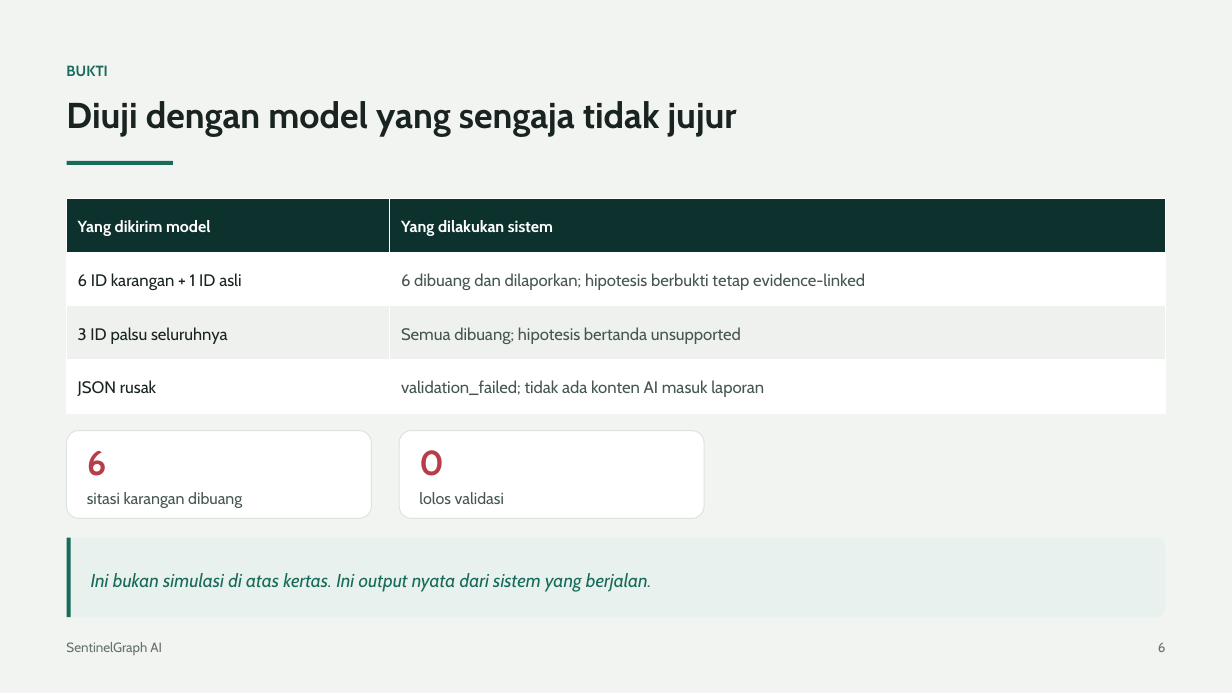
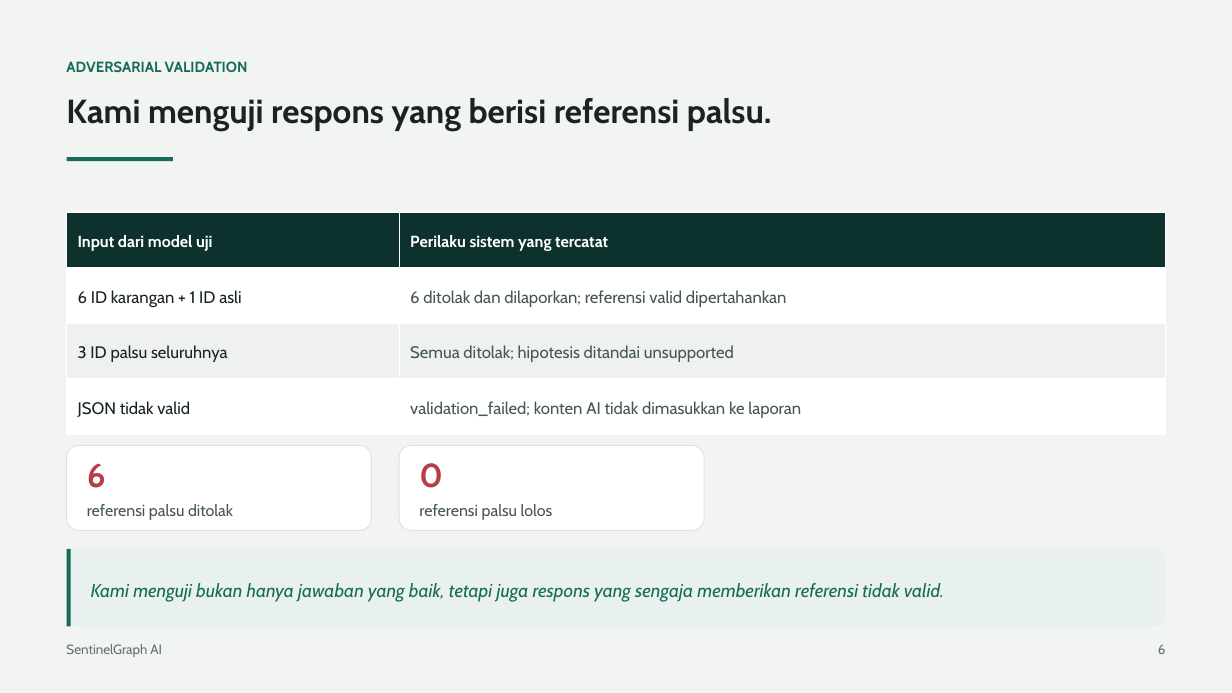
Before and after one commit to jackkd414-source/sentinel-graph-ai, a slide deck: slide 6 of docs/presentation/SentinelGraph-AI-slides.pptx. Drawn at 1232x693 pixels with LibreOffice and Linux fonts; fonts in the diff are those of the drawing. Boxes give left, top, right and bottom in pixels: in the first picture for what was removed or moved away, otherwise in the second. Text is boxed around its words. In the diff, an @@ line names an element or a change of style, - is before the commit and + after.

```diff
--- a/docs/presentation/SentinelGraph-AI-slides.pptx
+++ b/docs/presentation/SentinelGraph-AI-slides.pptx
@@ text at (x1=66, y1=61, x2=248, y2=72): text changed @@
-BUKTI
+ADVERSARIAL VALIDATION
@@ text at (x1=66, y1=98, x2=772, y2=131): text changed; size 28 to 26 pt @@
-Diuji dengan model yang sengaja tidak jujur
+Kami menguji respons yang berisi referensi palsu.
@@ rectangle moved from (x1=67, y1=161, x2=173, y2=165) to (x1=67, y1=157, x2=173, y2=161) @@
@@ table at (x1=67, y1=213, x2=1165, y2=434) @@
-row 1, column 1: Yang dikirim model
+row 1, column 1: Input dari model uji
-row 1, column 2: Yang dilakukan sistem
+row 1, column 2: Perilaku sistem yang tercatat
-row 2, column 2: 6 dibuang dan dilaporkan; hipotesis berbukti tetap evidence-linked
+row 2, column 2: 6 ditolak dan dilaporkan; referensi valid dipertahankan
-row 3, column 2: Semua dibuang; hipotesis bertanda unsupported
+row 3, column 2: Semua ditolak; hipotesis ditandai unsupported
-row 4, column 1: JSON rusak
+row 4, column 1: JSON tidak valid
-row 4, column 2: validation_failed; tidak ada konten AI masuk laporan
+row 4, column 2: validation_failed; konten AI tidak dimasukkan ke laporan
@@ table resized from (x1=67, y1=199, x2=1165, y2=413) to (x1=67, y1=213, x2=1165, y2=434) @@
@@ 2 rounded rectangles, 2 texts moved together from (x1=67, y1=431, x2=704, y2=518) to (x1=67, y1=445, x2=704, y2=531) @@
@@ text at (x1=87, y1=463, x2=106, y2=488): size 27 to 26 pt in "6" @@
@@ text at (x1=419, y1=463, x2=443, y2=488): size 27 to 26 pt in "0" @@
@@ text at (x1=87, y1=504, x2=233, y2=520): text changed @@
-sitasi karangan dibuang
+referensi palsu ditolak
@@ text at (x1=419, y1=504, x2=553, y2=520): text changed @@
-lolos validasi
+referensi palsu lolos
@@ rounded rectangle moved from (x1=67, y1=538, x2=1165, y2=617) to (x1=67, y1=549, x2=1165, y2=627) @@
@@ rectangle moved from (x1=67, y1=538, x2=70, y2=617) to (x1=67, y1=549, x2=70, y2=627) @@
@@ text at (x1=91, y1=583, x2=944, y2=602): text changed @@
-Ini bukan simulasi di atas kertas. Ini output nyata dari sistem yang berjalan.
+Kami menguji bukan hanya jawaban yang baik, tetapi juga respons yang sengaja memberikan referensi tidak valid.
```
Also in this commit, not shown: 5 other slides changed, 4 slides added, 4 slides removed, 2 other files.
